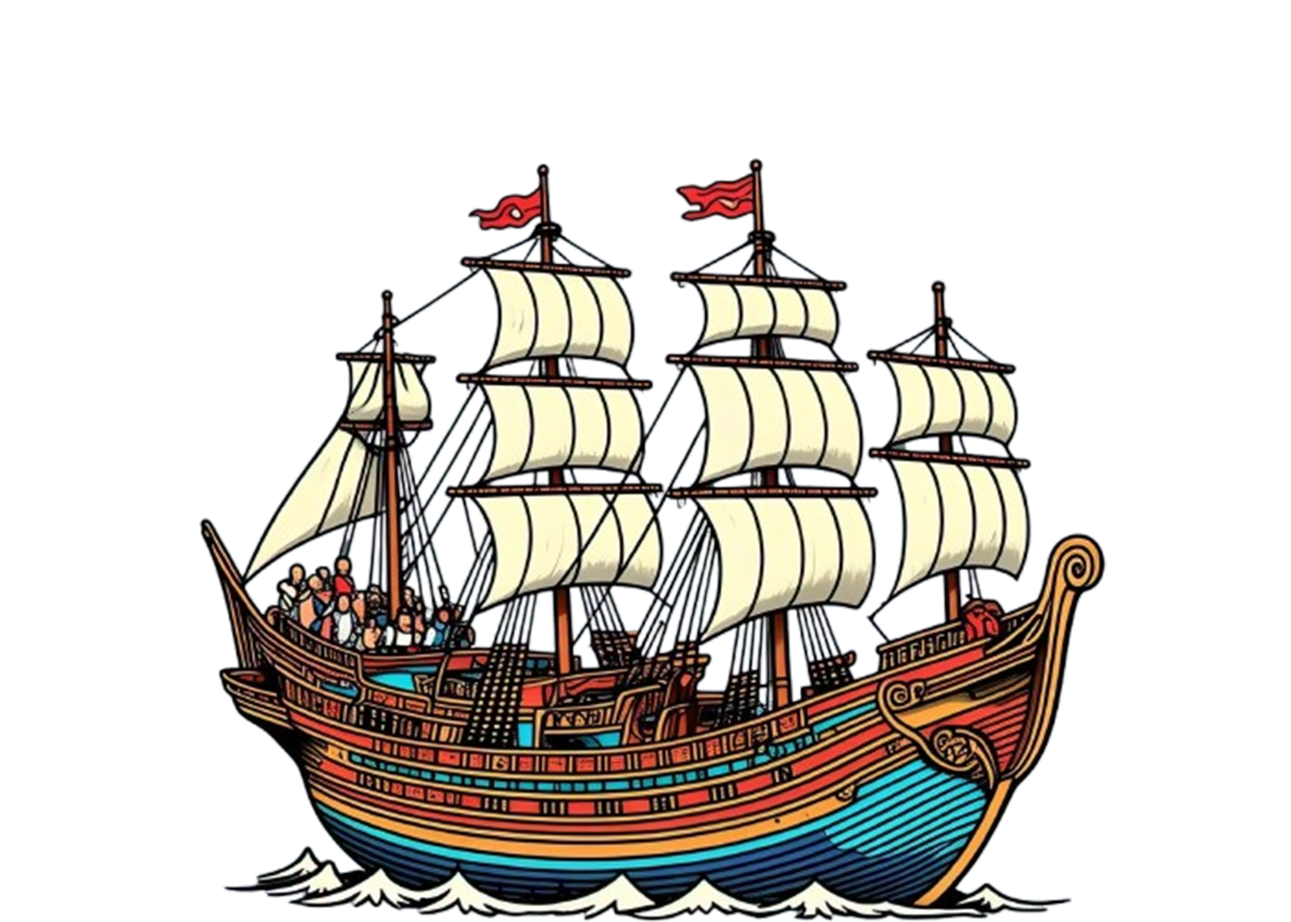
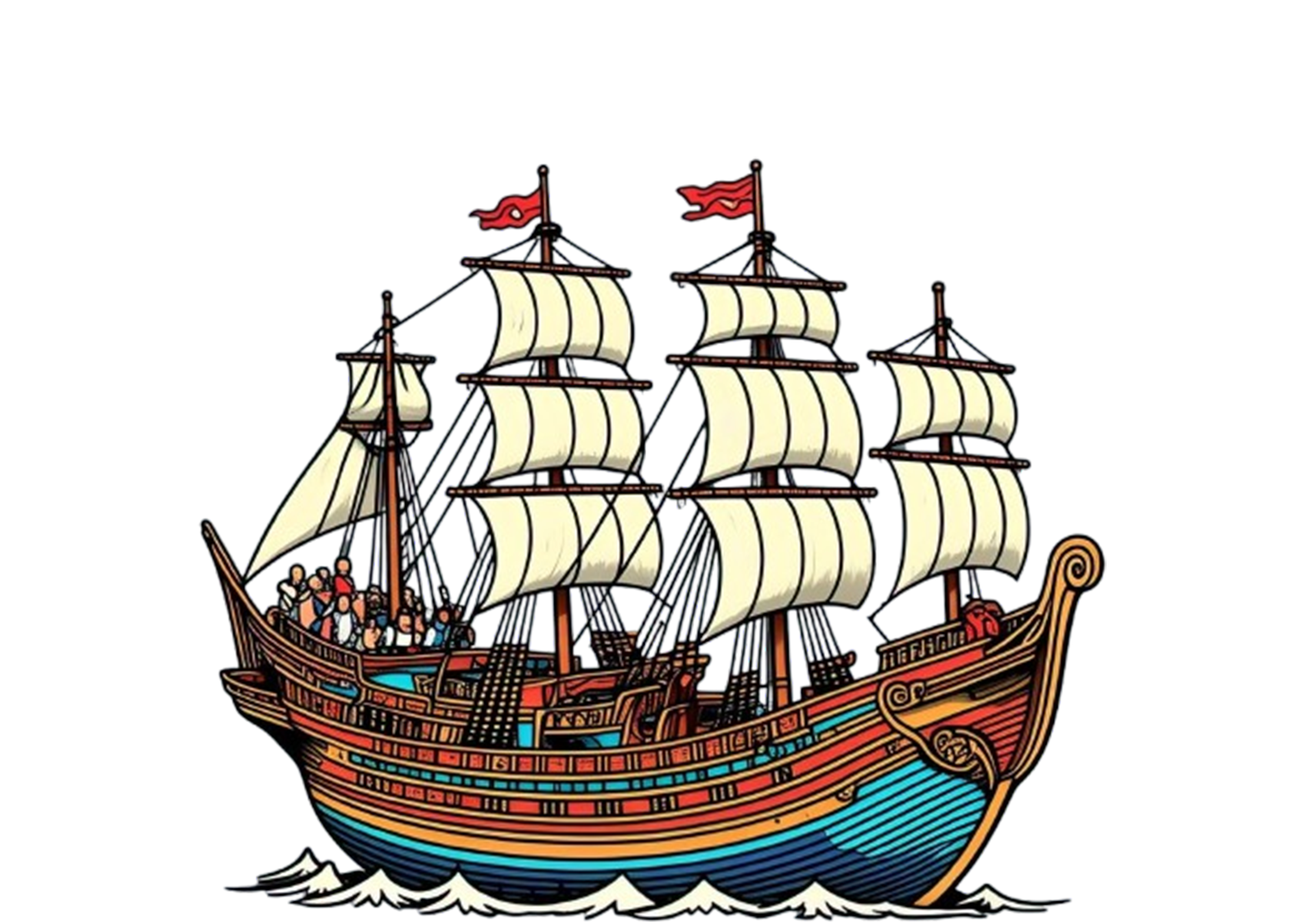
The second 1291×922 image is a revision of the first. Changes to its layers:
painted on "WhatsApp_Image_2025-03-06_at_9.23.56_PM-removebg-preview" over [279, 891, 1034, 917]
